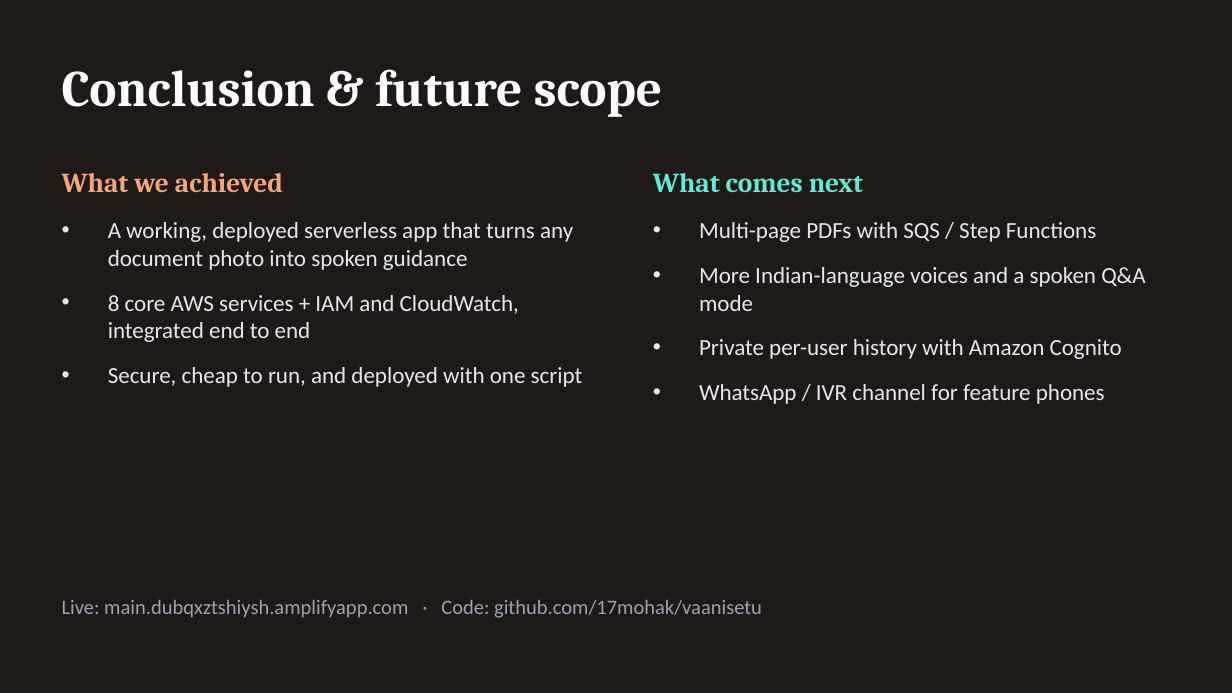
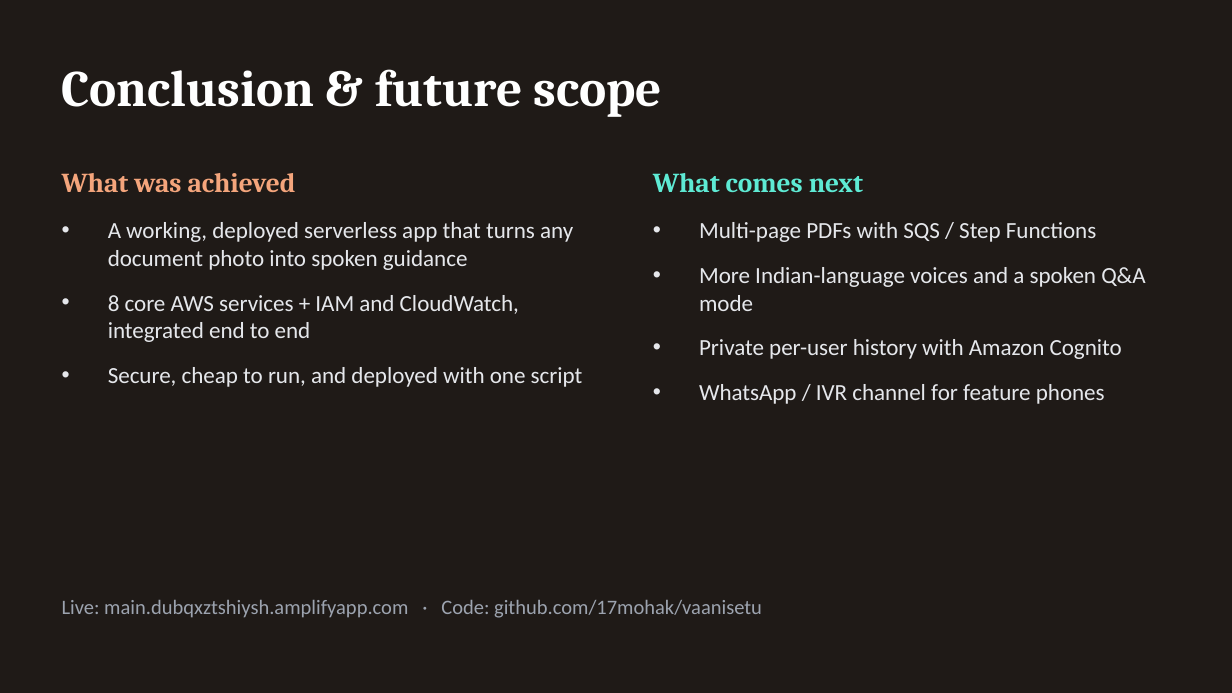
Before and after one commit to 17mohak/vaanisetu, a slide deck: slide 14 of deliverables/VaaniSetu_Presentation.pptx. Drawn at 1232x693 pixels with LibreOffice and Linux fonts; fonts in the diff are those of the drawing. Boxes give left, top, right and bottom in pixels: in the first picture for what was removed or moved away, otherwise in the second. Text is boxed around its words. In the diff, an @@ line names an element or a change of style, - is before the commit and + after.

```diff
--- a/deliverables/VaaniSetu_Presentation.pptx
+++ b/deliverables/VaaniSetu_Presentation.pptx
@@ text at bbox=[62, 173, 296, 192]: text changed @@
-What we achieved
+What was achieved
```
Also in this commit, not shown: 2 other slides changed, 3 other files.
